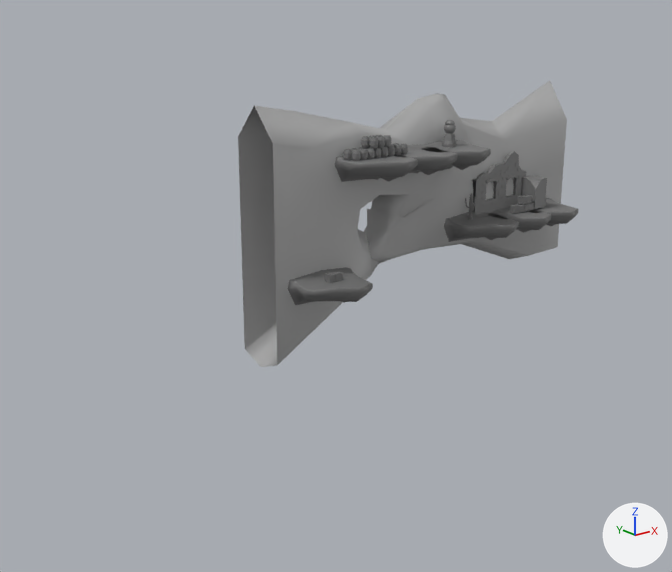
The FBX model ggj-2025-unity/Assets/Game/Models/Segment04_bg.fbx: old version first, new version second.
Both versions are drawn from a camera (50 mm lens) standing at (-62.2, -60.7, 17.6) and looking at (-8.6, 6.3, -9.2). The axes (+X, +Y, +Z) are drawn at lower right. The lights are the same throughout. Where no turn or scale is listed for an object, it has been applied to the vertices.

Names of what the first picture shows: 'Segment04', 'pCube4'.
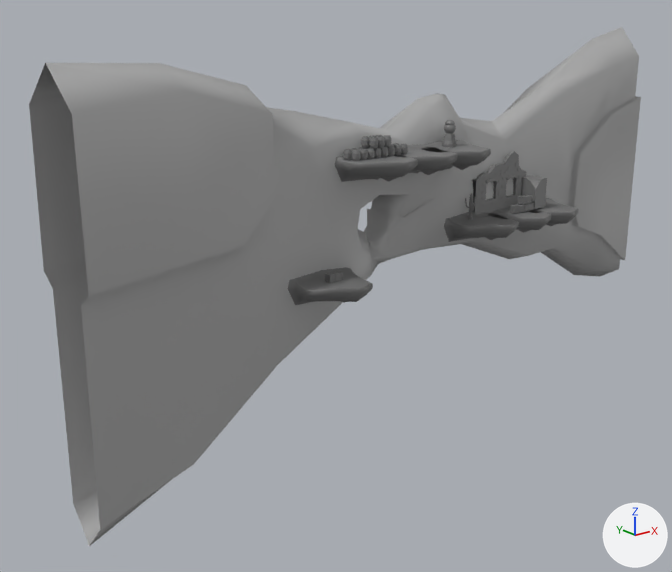
Location of each change, (x1, y1, x2, y2) in pixels of the pictures (672 x 572 px):
'pCube4', reshaped (86% wider, 81% taller): before (238, 81, 567, 367); after (29, 27, 641, 546)
part 1 of me_mesh_001, built on: before (238, 105, 304, 365); after (29, 63, 304, 546)
part 2 of me_mesh_001, built on: before (493, 81, 567, 256); after (493, 27, 641, 277)

The change in detail:
me_mesh_001 is used by ob_pcube4; location (0.2, 18.2, -1.6).
me_mesh_001 had 122 vertices, 126 faces and spanned x -19.0..19.0, y -16.3..-11.1, z -12.7..10.5.
me_mesh_001 now has 181 vertices, 182 faces and spans x -36.4..31.0, y -17.9..-9.6, z -24.2..15.8.
Part 1, on me_mesh_001:
4 vertices are removed from x -19.0, y -16.3..-11.1, z -0.6..7.7.
6 faces are deleted.
33 vertices are added at x -36.4..-18.8, y -17.9..-9.6, z -24.2..14.7.
34 new faces join them.
Part 2, on me_mesh_001:
4 vertices are removed from x 19.0, y -16.3..-11.1, z 1.6..6.6.
6 faces are deleted.
27 vertices are added at x 17.7..31.0, y -17.0..-11.1, z -13.6..15.8.
7 new vertices lie (0.0, 0.7, 0.0) away from vertices in x 20.4..31.0, y -17.0, z -10.9..8.3.
34 new faces join them.
